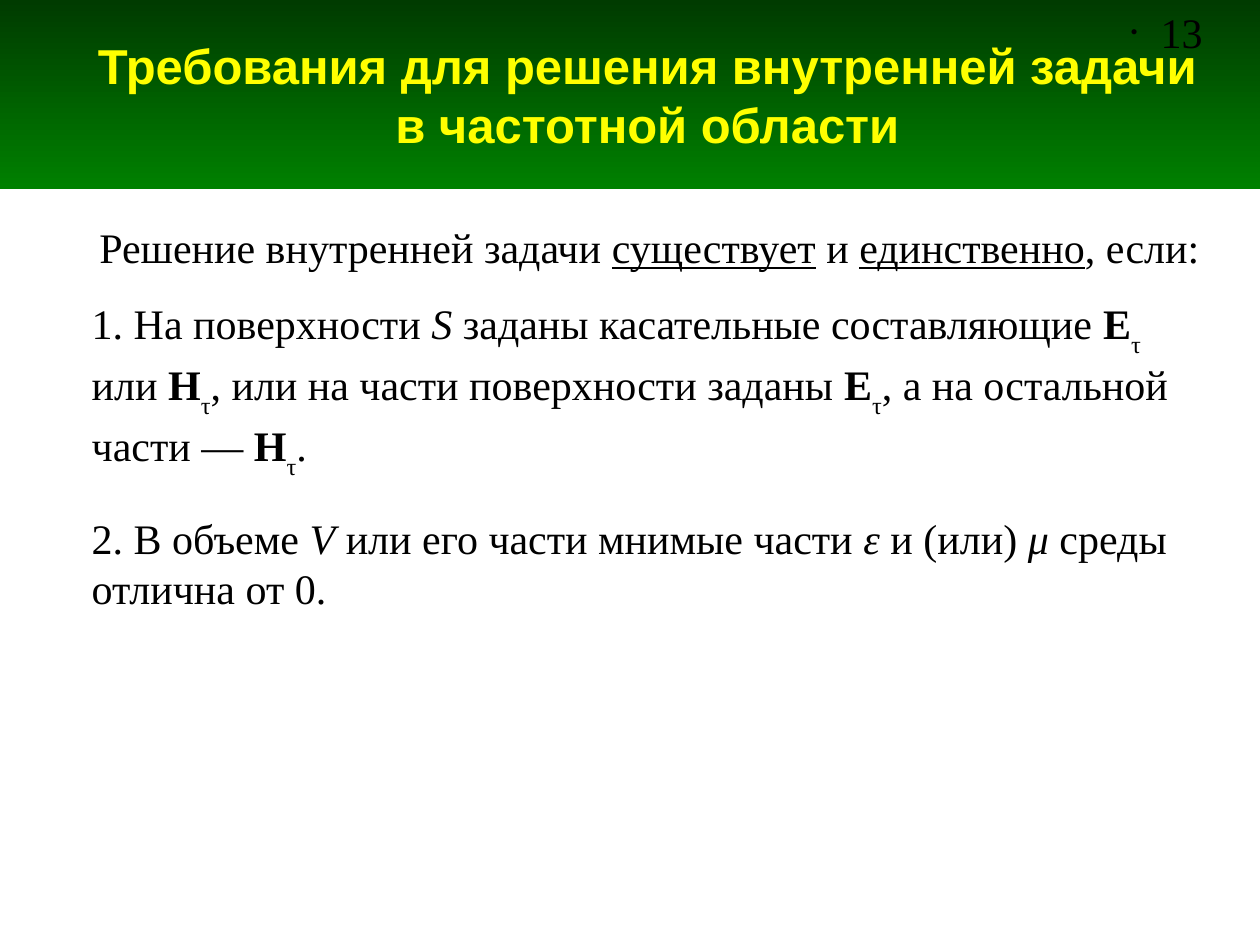
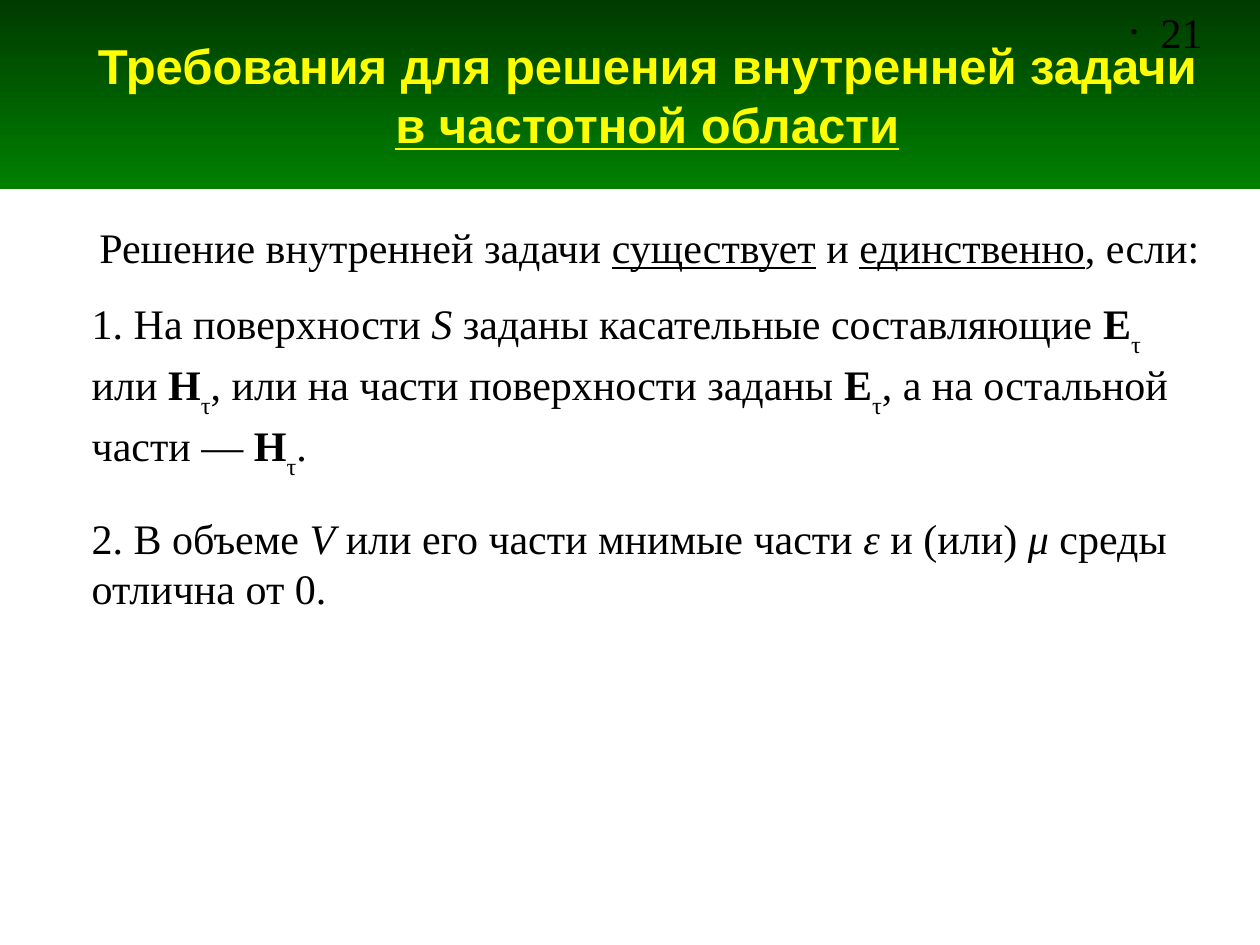
Before and after one commit to andris0147sv/modelling, a slide deck: slide 21 of presentations/1. Problem Statement.odp (slide 13 before the commit). Drawn at 1260x945 pixels with LibreOffice and Linux fonts; fonts in the diff are those of the drawing. Boxes give left, top, right and bottom in pixels: in the first picture for what was removed or moved away, otherwise in the second. Text is boxed around its words. In the diff, an @@ line names an element or a change of style, - is before the commit and + after.

```diff
--- a/presentations/1. Problem Statement.odp
+++ b/presentations/1. Problem Statement.odp
@@ title "Требования для решения внутренней задачи ..." at (98,46,1196,150): underline on in "в частотной области" @@
@@ page number at (1161,20,1203,48): text changed @@
-• 13
+• 21
```
Also in this commit, not shown: 5 other slides changed, 8 slides added, 1 other file.
